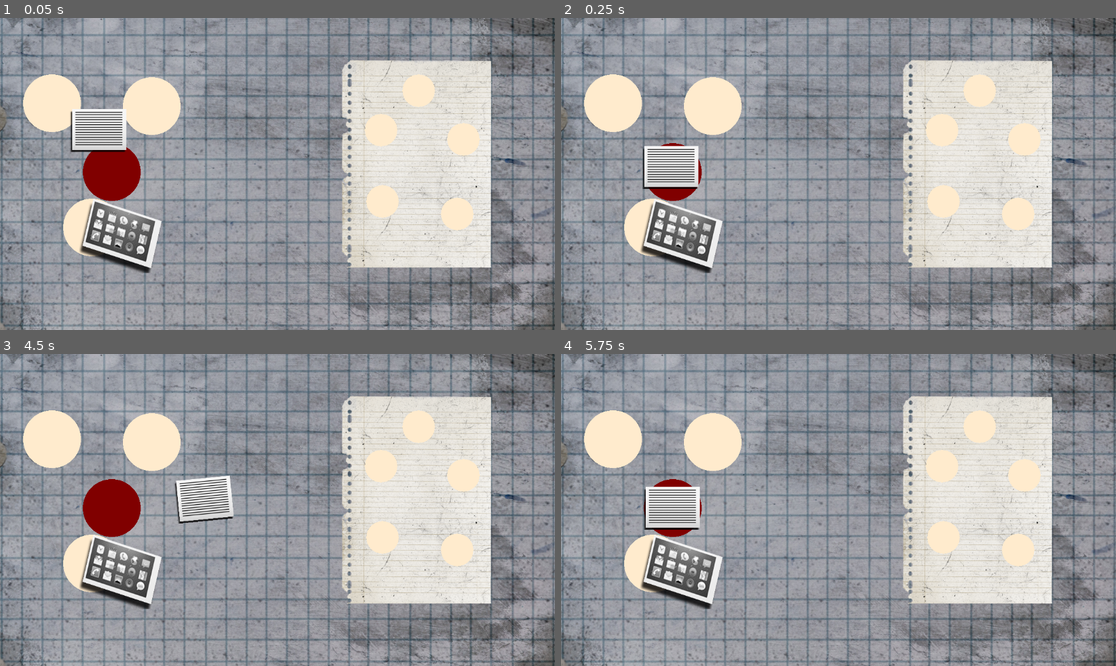
Above: before the commit, frames 1-4 (two rows, left to right).
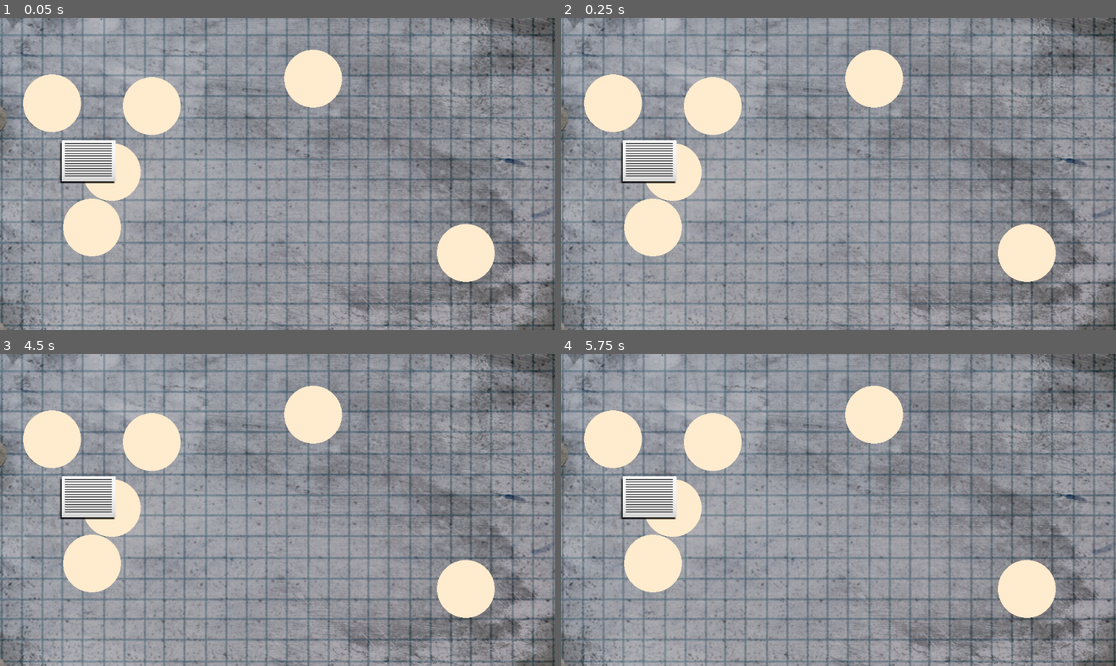
Above: after the commit, the same moments.

Repository: dest3/Pelucas-del-espacio-exterior
Game: Godot game, scene res://escenas/niveles/Doc_game.tscn
Same seed, same stepped clock (60 frames per second), same inputs: the game is played once before the commit and once after it. This scene is started directly instead of the project's main scene.
Inputs (mouse positions are in pixels of both pictures, inside the frame that each line leads up to):
- Up to frame 1 (0.05 s): no input
- Up to frame 2 (0.25 s): no input
- Up to frame 3 (4.5 s): drag from (416, 425) to (382, 538) at 0.52 s; tap Enter at 1.25, 2.75, 4.25 s; drag from (382, 466) to (455, 550) at 1.27 s; tap Space at 2, 3.5 s; move the mouse to (466, 475) at 2.02 s; click (466, 475) at 2.1 s; drag from (382, 538) to (466, 475) at 2.77 s; drag from (455, 550) to (466, 475) at 3.52 s; drag from (111, 506) to (466, 475) at 4.27 s
- Up to frame 4 (5.75 s): move the mouse to (683, 572) at 5.02 s; click (683, 572) at 5.1 s

The runs differ from the first frame. In frame 1, 24% of the frame differs, in the area x 10-90%, y 10-85%; in frame 2, 23%; in frame 3, 25%; in frame 4, 23%.
Error before the commit: Parse Error: Class "doc_foto" hides a global script class. (res://escenas/entidades/recortes/doc_foto.gd:3)

Commit message:
organizado de niveles y objetos
se eliminaron todos los procesos de objeto y se planteo el esquema de niveles

Diff:
--- a/escenas/entidades/drop.gd
+++ b/escenas/entidades/drop.gd
@@ -1,34 +1,5 @@
 extends Area2D
 
-@export var respuesta = ""
-
-var objeto
-var mouse_over= false
 #dibuja en pantalla
 func _draw():
 	draw_circle(Vector2.ZERO, 60, Color.BLANCHED_ALMOND)#dibuja un circulo tomando 3 valores (origen, tamaño, color)
-
-#cambia de color cuando la zona es seleccionada
-func  select():
-	for child in get_tree().get_nodes_in_group("respuesta"):#todas las los lugares donde se puede dejar el objeto estan en un grupo llamado zonas
-		child.deselect()
-	modulate = Color.WEB_MAROON
-
-#cambia de color cuando la zona es deselccionada
-func deselect():
-	modulate = Color.WHITE
-
-#detecta el area que ingresa y verifica si es correcto
-func _on_area_entered(area):
-	if mouse_over:
-		objeto = area.get_script()
-		print(objeto)
-
-
-
-func _on_mouse_entered():
-	mouse_over = true
-
-
-func _on_mouse_exited():
-	mouse_over = false
--- a/escenas/entidades/drop.tscn
+++ b/escenas/entidades/drop.tscn
@@ -10,7 +10,3 @@
 
 [node name="CollisionShape2D" type="CollisionShape2D" parent="."]
 shape = SubResource("RectangleShape2D_c4tm6")
-
-[connection signal="area_entered" from="." to="." method="_on_area_entered"]
-[connection signal="mouse_entered" from="." to="." method="_on_mouse_entered"]
-[connection signal="mouse_exited" from="." to="." method="_on_mouse_exited"]
--- a/escenas/entidades/objeto.gd
+++ b/escenas/entidades/objeto.gd
@@ -13,20 +13,7 @@
 var rest_nodes= []
 
 
-func _ready():
-	get_rest_point()
 
-#cuando se le hace click al objeto, selected se pone verdadero
-func _on_area_2d_input_event(_viewport, event, _shape_idx):
-	down_click_izq(event)
-
-#si esta seleccionado todo el tiempo se pociciona en donde este el mouse
-func _physics_process(delta):
-	drag(delta)
-
-#si se le deja de hacer click al bojeto se desactvia selected y queda en el ultimo lugar que tuvo
-func _input(event):
-	up_click_izq(event)
 
 #si esta selected cambia la ubicacion del objeto con la del mouse
 func drag(delta):
--- a/escenas/entidades/recortes/Doc_foto.gd
+++ /dev/null
@@ -1,13 +0,0 @@
-extends Documento
-
-class_name doc_foto
-
-func _ready():
-	var foto= Documento.new()
-	foto.nombre = "foto"
-	rest_nodes = get_tree().get_nodes_in_group("zona")
-	rest_point = rest_nodes[0].global_position
-	rest_nodes[0].select()
-
-func _input_event(viewport, event, shape_idx):
-	down_click_izq(event)
--- a/escenas/entidades/recortes/doc_foto.tscn
+++ /dev/null
@@ -1,24 +0,0 @@
-[gd_scene load_steps=4 format=3 uid="uid://01bscv0s4iyd"]
-
-[ext_resource type="Texture2D" uid="uid://bp3fhjf7k8f88" path="res://escenas/assets/Mini game diarios/Archivos diario Recortes drag.png" id="1_etpm5"]
-[ext_resource type="Script" path="res://escenas/entidades/recortes/doc_foto.gd" id="2_xtxgc"]
-
-[sub_resource type="RectangleShape2D" id="RectangleShape2D_uo87q"]
-size = Vector2(317, 249)
-
-[node name="Area2D" type="Area2D"]
-scale = Vector2(0.721264, 0.789063)
-script = ExtResource("2_xtxgc")
-
-[node name="CollisionShape2D" type="CollisionShape2D" parent="."]
-position = Vector2(-6.5, 2.5)
-shape = SubResource("RectangleShape2D_uo87q")
-
-[node name="Doc_foto" type="Sprite2D" parent="."]
-scale = Vector2(0.721264, 0.789063)
-texture = ExtResource("1_etpm5")
-region_enabled = true
-region_rect = Rect2(838.984, 512.17, 348.08, 256.781)
-metadata/_edit_group_ = true
-
-[connection signal="input_event" from="." to="Doc_foto" method="_input_event"]
--- a/escenas/niveles/Doc_game.tscn
+++ b/escenas/niveles/Doc_game.tscn
@@ -1,10 +1,9 @@
-[gd_scene load_steps=6 format=3 uid="uid://77hjvakgytos"]
+[gd_scene load_steps=5 format=3 uid="uid://77hjvakgytos"]
 
-[ext_resource type="PackedScene" uid="uid://cgass7vfhubux" path="res://escenas/entidades/hoja_a4.tscn" id="1_24ckp"]
 [ext_resource type="PackedScene" uid="uid://dsclclrq2wjbu" path="res://escenas/entidades/origen.tscn" id="1_ijw2o"]
 [ext_resource type="Texture2D" uid="uid://7b83j81lnlat" path="res://escenas/assets/Pop Ups/Pop Up fondo.png" id="3_umtsp"]
 [ext_resource type="PackedScene" uid="uid://badxs1ukcf04v" path="res://escenas/entidades/objeto.tscn" id="4_067jt"]
-[ext_resource type="PackedScene" uid="uid://01bscv0s4iyd" path="res://escenas/entidades/recortes/doc_foto.tscn" id="5_1dhid"]
+[ext_resource type="PackedScene" uid="uid://boo0c0cmmj1yg" path="res://escenas/entidades/drop.tscn" id="4_poov4"]
 
 [node name="Doc_game" type="Node2D"]
 
@@ -20,9 +19,6 @@
 [node name="origen4" parent="." instance=ExtResource("1_ijw2o")]
 position = Vector2(191, 435)
 
-[node name="hoja-A4" parent="." instance=ExtResource("1_24ckp")]
-position = Vector2(866, 301)
-
 [node name="PopUpFondo" type="Sprite2D" parent="."]
 z_index = -1
 position = Vector2(574.5, 332.5)
@@ -30,7 +26,10 @@
 texture = ExtResource("3_umtsp")
 
 [node name="objeto" parent="." instance=ExtResource("4_067jt")]
-position = Vector2(187, 170)
+position = Vector2(184, 298)
 
-[node name="Area2D" parent="." instance=ExtResource("5_1dhid")]
-position = Vector2(255, 450)
+[node name="drop" parent="." instance=ExtResource("4_poov4")]
+position = Vector2(650, 126)
+
+[node name="drop2" parent="." instance=ExtResource("4_poov4")]
+position = Vector2(967, 488)
--- a/escenas/niveles/menu.gd
+++ b/escenas/niveles/menu.gd
@@ -4,7 +4,7 @@
 
 
 func _on_play_pressed():
-	get_tree().change_scene_to_file("res://escenas/niveles/Doc_game.tscn")
+	get_tree().change_scene_to_file("res://escenas/niveles/video_intro.tscn")
 
 
 
@@ -16,5 +16,6 @@
 	get_tree().change_scene_to_file("res://escenas/niveles/creditos.tscn")
 
 
-func _on_play_2_pressed():
+
+func _on_button_pressed():
 	get_tree().change_scene_to_file("res://UI/hud.tscn")
--- a/escenas/niveles/menu.tscn
+++ b/escenas/niveles/menu.tscn
@@ -6,23 +6,13 @@
 script = ExtResource("1_2puqo")
 
 [node name="play" type="Button" parent="."]
-offset_left = 177.0
-offset_top = 129.0
-offset_right = 506.0
-offset_bottom = 288.0
+offset_left = 410.0
+offset_top = 131.0
+offset_right = 739.0
+offset_bottom = 290.0
 size_flags_horizontal = 4
 size_flags_vertical = 6
 text = "play"
-
-[node name="play2" type="Button" parent="."]
-offset_left = 556.0
-offset_top = 126.0
-offset_right = 885.0
-offset_bottom = 285.0
-size_flags_horizontal = 4
-size_flags_vertical = 6
-action_mode = 0
-text = "Textito"
 
 [node name="quit" type="Button" parent="."]
 offset_left = 501.0
@@ -44,6 +34,5 @@
 text = "creditos"
 
 [connection signal="pressed" from="play" to="." method="_on_play_pressed"]
-[connection signal="pressed" from="play2" to="." method="_on_play_2_pressed"]
 [connection signal="pressed" from="quit" to="." method="_on_quit_pressed"]
 [connection signal="pressed" from="creditos" to="." method="_on_creditos_pressed"]
--- /dev/null
+++ b/escenas/niveles/video_intro.tscn
@@ -0,0 +1,16 @@
+[gd_scene load_steps=2 format=3 uid="uid://cjol6fry0dipp"]
+
+[ext_resource type="Script" path="res://escenas/niveles/menu.gd" id="1_jwnd8"]
+
+[node name="video intro" type="Node2D"]
+script = ExtResource("1_jwnd8")
+
+[node name="Button" type="Button" parent="."]
+offset_left = 391.0
+offset_top = 171.0
+offset_right = 624.0
+offset_bottom = 344.0
+text = "taller
+"
+
+[connection signal="pressed" from="Button" to="." method="_on_button_pressed"]
--- a/project.godot
+++ b/project.godot
@@ -15,6 +15,10 @@
 config/features=PackedStringArray("4.1", "Mobile")
 config/icon="res://icon.svg"
 
+[autoload]
+
+Objeto="*res://escenas/entidades/objeto.gd"
+
 [dotnet]
 
 project/assembly_name="Pelucas del espacio exterior"
